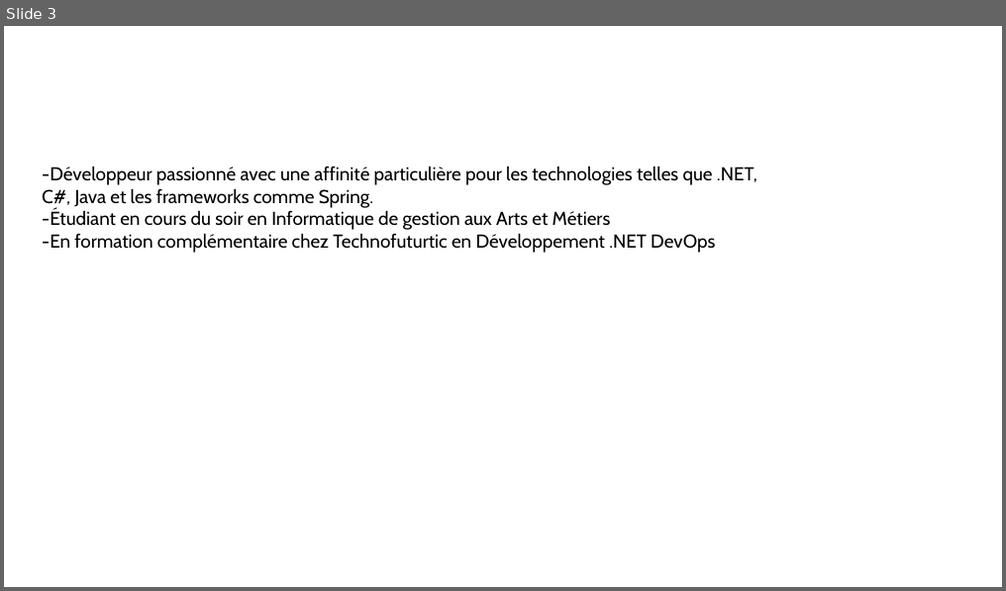
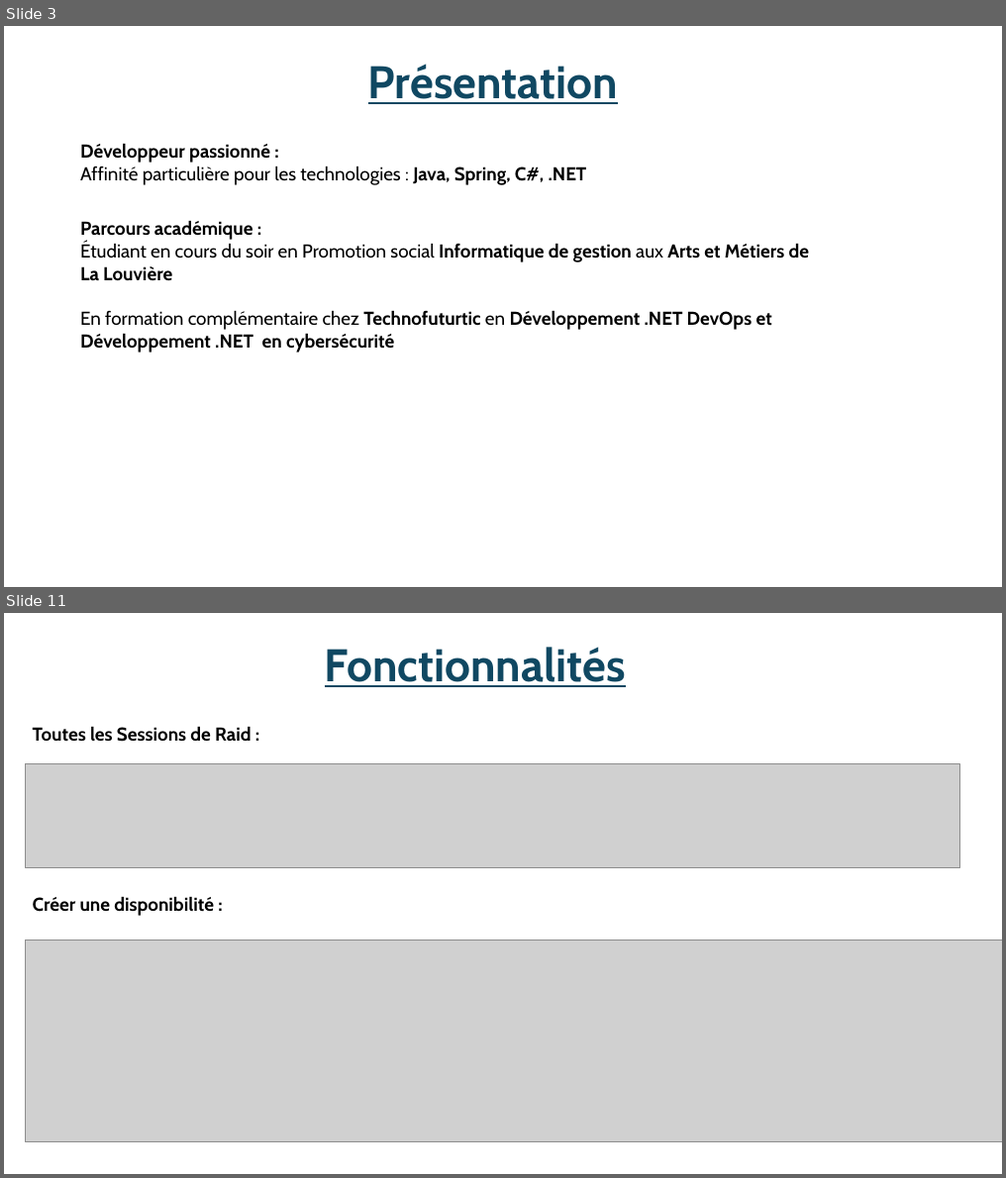
Before and after one commit to Epestia/RaidPlanner, a slide deck: RaidPlanner.Analyse/Presentation/Présentation1.pptx. Shown one above the other, each under a label of ours: slide 3 before the commit, slides 3 and 11 after it; the slides between them are not shown. The pictures are 1006x591 and 1006x1178 pixels, drawn with LibreOffice and Linux fonts; fonts in the diff are those of the drawing; grey boxes stand for pictures. Boxes give left, top, right and bottom in pixels: in the first picture for what was removed or moved away, otherwise in the second. Text is boxed around its words. In the diff, an @@ line names an element or a change of style, - is before the commit and + after.

```diff
--- a/RaidPlanner.Analyse/Presentation/Présentation1.pptx
+++ b/RaidPlanner.Analyse/Presentation/Présentation1.pptx
@@ slide 11 added at bbox=[4, 613, 1002, 1174], background #FFFFFF @@
@@ text added at bbox=[325, 647, 626, 687], 44 pt, text #104862, bold, underline @@
+Fonctionnalités
@@ text added at bbox=[33, 726, 251, 742], 18 pt, text #000000, bold @@
+Toutes les Sessions de Raid :
@@ picture added at bbox=[25, 764, 960, 868] @@
@@ text added at bbox=[33, 896, 214, 916], 18 pt, text #000000, bold @@
+Créer une disponibilité :
@@ picture added at bbox=[25, 940, 1002, 1143] @@
@@ slide 3 changed as well @@
@@ text added at bbox=[368, 64, 618, 104], 44 pt, text #104862, bold, underline @@
+Présentation
@@ text added at bbox=[80, 143, 587, 185], 18 pt, text #000000, bold @@
+Développeur passionné :
+Affinité particulière pour les technologies : Java, Spring, C#, .NET
@@ text at bbox=[80, 220, 810, 353]: text changed; bold on @@
--Développeur passionné avec une affinité particulière pour les technologies telles que .NET, C#, Java et les frameworks comme Spring.
--Étudiant en cours du soir en Informatique de gestion aux Arts et Métiers
--En formation complémentaire chez Technofuturtic en Développement .NET DevOps
+Parcours académique :
+Étudiant en cours du soir en Promotion social Informatique de gestion aux Arts et Métiers de La Louvière
+En formation complémentaire chez Technofuturtic en Développement .NET DevOps et Développement .NET en cybersécurité
```
Also in this commit, not shown: 12 other slides added, 2 slides removed, 39 other files.
